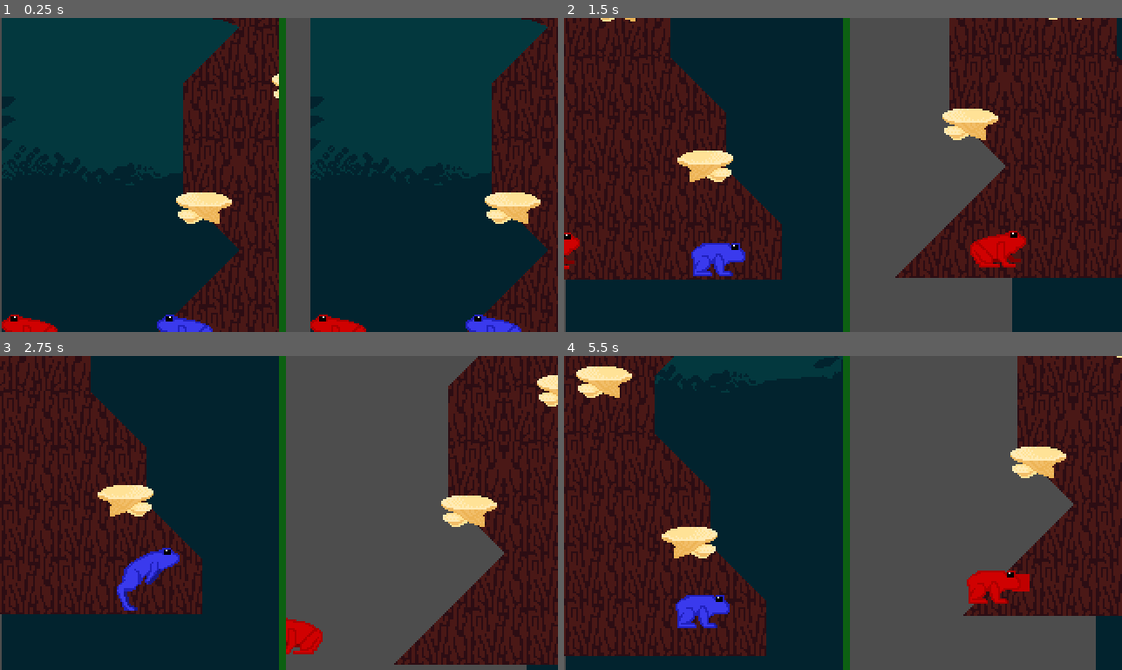
Above: before the commit, frames 1-4 (two rows, left to right).
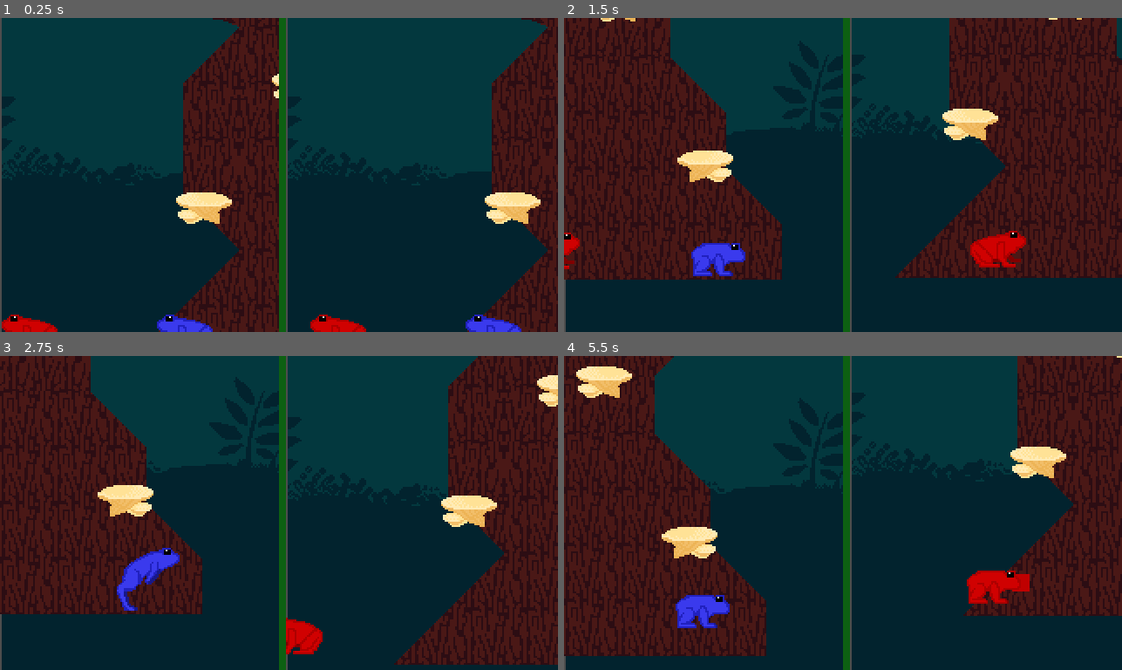
Above: after the commit, the same moments.

Repository: shrubino/CSP_LocalMult
Game: Godot game, scene res://Scenes/main.tscn
Same seed, same stepped clock (60 frames per second), same inputs: the game is played once before the commit and once after it.
Inputs:
- Up to frame 1 (0.25 s): no input
- Up to frame 2 (1.5 s): hold D (D) 0.53-1.28 s; hold Right (Right) from 0.53 s (still down); tap C (C) at 0.6 s; tap Up (Up) at 0.77 s; tap D (D) at 1.35 s
- Up to frame 3 (2.75 s): tap Up (Up) at 1.52 s; tap M (M) at 1.55 s; release Right (Right) at 2.03 s; hold Left (Left) from 2.03 s (still down); hold M (M) from 2.03 s (still down); tap S (S) at 2.3 s
- Up to frame 4 (5.5 s): release Left (Left) at 2.78 s; release M (M) at 2.78 s; hold Right (Right) 2.78-4.28 s; tap S (S) at 2.85 s; tap Up (Up) at 3.02, 3.77, 4.52 s; tap V (V) at 3.05 s; hold V (V) 3.53-4.28 s; tap C (C) at 3.8, 5.1 s; hold Left (Left) 4.28-5.03 s; tap A (A) at 4.35 s; tap D (D) at 4.55 s; hold Right (Right) from 5.03 s (still down); hold M (M) from 5.03 s (still down)

The runs differ from the first frame. In frame 1, 4.1% of the frame differs, in the area x 51-56%, y 0-100%; in frame 2, 20%; in frame 3, 29%; in frame 4, 32%, in the area x 51-96%, y 0-100%.

Commit message:
Parallax fixes

Diff:
--- a/local-multiplayer-game/Scenes/main.tscn
+++ b/local-multiplayer-game/Scenes/main.tscn
@@ -35,47 +35,51 @@
 size = Vector2i(160, 180)
 render_target_update_mode = 4
 
-[node name="ParallaxLayer" type="Parallax2D" parent="HBoxContainer/LeftViewportContainer/LeftSubViewport"]
+[node name="ParallaxCLayer" type="CanvasLayer" parent="HBoxContainer/LeftViewportContainer/LeftSubViewport"]
+layer = -1
+follow_viewport_enabled = true
+
+[node name="ParallaxLayer" type="Parallax2D" parent="HBoxContainer/LeftViewportContainer/LeftSubViewport/ParallaxCLayer"]
 scroll_scale = Vector2(0, 1)
 repeat_size = Vector2(0, 918)
 repeat_times = 5
 
-[node name="Sprite2D" type="Sprite2D" parent="HBoxContainer/LeftViewportContainer/LeftSubViewport/ParallaxLayer"]
-position = Vector2(81, -260)
-texture = ExtResource("2_jjvhh")
-
-[node name="ParallaxLayer2" type="Parallax2D" parent="HBoxContainer/LeftViewportContainer/LeftSubViewport"]
+[node name="Sprite2D" type="Sprite2D" parent="HBoxContainer/LeftViewportContainer/LeftSubViewport/ParallaxCLayer/ParallaxLayer"]
+position = Vector2(81, -260)
+texture = ExtResource("2_jjvhh")
+
+[node name="ParallaxLayer2" type="Parallax2D" parent="HBoxContainer/LeftViewportContainer/LeftSubViewport/ParallaxCLayer"]
 scroll_scale = Vector2(0, 0.15)
 
-[node name="Sprite2D" type="Sprite2D" parent="HBoxContainer/LeftViewportContainer/LeftSubViewport/ParallaxLayer2"]
+[node name="Sprite2D" type="Sprite2D" parent="HBoxContainer/LeftViewportContainer/LeftSubViewport/ParallaxCLayer/ParallaxLayer2"]
 position = Vector2(81, -260)
 texture = ExtResource("3_ynf5e")
 
-[node name="ParallaxLayer3" type="Parallax2D" parent="HBoxContainer/LeftViewportContainer/LeftSubViewport"]
+[node name="ParallaxLayer3" type="Parallax2D" parent="HBoxContainer/LeftViewportContainer/LeftSubViewport/ParallaxCLayer"]
 scroll_scale = Vector2(0, 0.2)
 
-[node name="Sprite2D" type="Sprite2D" parent="HBoxContainer/LeftViewportContainer/LeftSubViewport/ParallaxLayer3"]
+[node name="Sprite2D" type="Sprite2D" parent="HBoxContainer/LeftViewportContainer/LeftSubViewport/ParallaxCLayer/ParallaxLayer3"]
 position = Vector2(81, -260)
 texture = ExtResource("4_hptm8")
 
-[node name="ParallaxLayer4" type="Parallax2D" parent="HBoxContainer/LeftViewportContainer/LeftSubViewport"]
+[node name="ParallaxLayer4" type="Parallax2D" parent="HBoxContainer/LeftViewportContainer/LeftSubViewport/ParallaxCLayer"]
 scroll_scale = Vector2(0, 0.35)
 
-[node name="Sprite2D" type="Sprite2D" parent="HBoxContainer/LeftViewportContainer/LeftSubViewport/ParallaxLayer4"]
+[node name="Sprite2D" type="Sprite2D" parent="HBoxContainer/LeftViewportContainer/LeftSubViewport/ParallaxCLayer/ParallaxLayer4"]
 position = Vector2(81, -238)
 texture = ExtResource("5_d1ilt")
 
-[node name="ParallaxLayer5" type="Parallax2D" parent="HBoxContainer/LeftViewportContainer/LeftSubViewport"]
+[node name="ParallaxLayer5" type="Parallax2D" parent="HBoxContainer/LeftViewportContainer/LeftSubViewport/ParallaxCLayer"]
 scroll_scale = Vector2(0, 0.4)
 
-[node name="Sprite2D" type="Sprite2D" parent="HBoxContainer/LeftViewportContainer/LeftSubViewport/ParallaxLayer5"]
+[node name="Sprite2D" type="Sprite2D" parent="HBoxContainer/LeftViewportContainer/LeftSubViewport/ParallaxCLayer/ParallaxLayer5"]
 position = Vector2(81, -260)
 texture = ExtResource("6_6iyac")
 
-[node name="ParallaxLayer6" type="Parallax2D" parent="HBoxContainer/LeftViewportContainer/LeftSubViewport"]
+[node name="ParallaxLayer6" type="Parallax2D" parent="HBoxContainer/LeftViewportContainer/LeftSubViewport/ParallaxCLayer"]
 scroll_scale = Vector2(0, 0.5)
 
-[node name="Sprite2D" type="Sprite2D" parent="HBoxContainer/LeftViewportContainer/LeftSubViewport/ParallaxLayer6"]
+[node name="Sprite2D" type="Sprite2D" parent="HBoxContainer/LeftViewportContainer/LeftSubViewport/ParallaxCLayer/ParallaxLayer6"]
 position = Vector2(81, -227)
 texture = ExtResource("7_fdnlq")
 
@@ -144,15 +148,15 @@
 
 [node name="Level1" parent="HBoxContainer/LeftViewportContainer/LeftSubViewport" instance=ExtResource("2_8gbba")]
 
+[node name="Object Layer" parent="HBoxContainer/LeftViewportContainer/LeftSubViewport/Level1" index="1"]
+visible = false
+
 [node name="CanvasLayer" type="CanvasLayer" parent="HBoxContainer/LeftViewportContainer/LeftSubViewport"]
 visible = false
 
 [node name="Sprite2D" type="Sprite2D" parent="HBoxContainer/LeftViewportContainer/LeftSubViewport/CanvasLayer"]
 position = Vector2(80, 90)
 texture = ExtResource("3_8gbba")
-
-[node name="Object Layer" parent="HBoxContainer/LeftViewportContainer/LeftSubViewport/Level1" index="1"]
-visible = false
 
 [node name="RightViewportContainer" type="SubViewportContainer" parent="HBoxContainer"]
 layout_mode = 2
@@ -167,47 +171,112 @@
 render_target_update_mode = 4
 
 [node name="BG_Sky1" type="Sprite2D" parent="HBoxContainer/RightViewportContainer/RightSubViewport"]
+visible = false
 position = Vector2(239, -279)
 texture = ExtResource("2_jjvhh")
 
 [node name="BG_Sky2" type="Sprite2D" parent="HBoxContainer/RightViewportContainer/RightSubViewport"]
+visible = false
 position = Vector2(239, -709)
 texture = ExtResource("2_jjvhh")
 
 [node name="BG_Sky3" type="Sprite2D" parent="HBoxContainer/RightViewportContainer/RightSubViewport"]
+visible = false
 position = Vector2(239, -1086)
 texture = ExtResource("2_jjvhh")
 
 [node name="BG_Sky4" type="Sprite2D" parent="HBoxContainer/RightViewportContainer/RightSubViewport"]
+visible = false
 position = Vector2(239, -1554)
 texture = ExtResource("2_jjvhh")
 
 [node name="BG_Sky5" type="Sprite2D" parent="HBoxContainer/RightViewportContainer/RightSubViewport"]
+visible = false
 position = Vector2(239, -2067)
 texture = ExtResource("2_jjvhh")
 
 [node name="BG_Sky6" type="Sprite2D" parent="HBoxContainer/RightViewportContainer/RightSubViewport"]
+visible = false
 position = Vector2(239, -2509)
 texture = ExtResource("2_jjvhh")
 
 [node name="BG_1" type="Sprite2D" parent="HBoxContainer/RightViewportContainer/RightSubViewport"]
+visible = false
 position = Vector2(239, -279)
 texture = ExtResource("3_ynf5e")
 
 [node name="BG_2" type="Sprite2D" parent="HBoxContainer/RightViewportContainer/RightSubViewport"]
+visible = false
 position = Vector2(239, -279)
 texture = ExtResource("4_hptm8")
 
 [node name="BG_3" type="Sprite2D" parent="HBoxContainer/RightViewportContainer/RightSubViewport"]
+visible = false
 position = Vector2(239, -279)
 texture = ExtResource("5_d1ilt")
 
 [node name="BG_4" type="Sprite2D" parent="HBoxContainer/RightViewportContainer/RightSubViewport"]
+visible = false
 position = Vector2(239, -279)
 texture = ExtResource("6_6iyac")
 
 [node name="BG_5" type="Sprite2D" parent="HBoxContainer/RightViewportContainer/RightSubViewport"]
-position = Vector2(239, -279)
+visible = false
+position = Vector2(239, -279)
+texture = ExtResource("7_fdnlq")
+
+[node name="ParallaxCLayer" type="CanvasLayer" parent="HBoxContainer/RightViewportContainer/RightSubViewport"]
+layer = -1
+follow_viewport_enabled = true
+
+[node name="ParallaxLayer" type="Parallax2D" parent="HBoxContainer/RightViewportContainer/RightSubViewport/ParallaxCLayer"]
+scroll_scale = Vector2(0, 1)
+repeat_size = Vector2(0, 918)
+repeat_times = 5
+follow_viewport = false
+
+[node name="Sprite2D" type="Sprite2D" parent="HBoxContainer/RightViewportContainer/RightSubViewport/ParallaxCLayer/ParallaxLayer"]
+position = Vector2(81, -260)
+texture = ExtResource("2_jjvhh")
+
+[node name="ParallaxLayer2" type="Parallax2D" parent="HBoxContainer/RightViewportContainer/RightSubViewport/ParallaxCLayer"]
+scroll_scale = Vector2(0, 0.15)
+follow_viewport = false
+
+[node name="Sprite2D" type="Sprite2D" parent="HBoxContainer/RightViewportContainer/RightSubViewport/ParallaxCLayer/ParallaxLayer2"]
+position = Vector2(81, -260)
+texture = ExtResource("3_ynf5e")
+
+[node name="ParallaxLayer3" type="Parallax2D" parent="HBoxContainer/RightViewportContainer/RightSubViewport/ParallaxCLayer"]
+scroll_scale = Vector2(0, 0.2)
+follow_viewport = false
+
+[node name="Sprite2D" type="Sprite2D" parent="HBoxContainer/RightViewportContainer/RightSubViewport/ParallaxCLayer/ParallaxLayer3"]
+position = Vector2(81, -260)
+texture = ExtResource("4_hptm8")
+
+[node name="ParallaxLayer4" type="Parallax2D" parent="HBoxContainer/RightViewportContainer/RightSubViewport/ParallaxCLayer"]
+scroll_scale = Vector2(0, 0.35)
+follow_viewport = false
+
+[node name="Sprite2D" type="Sprite2D" parent="HBoxContainer/RightViewportContainer/RightSubViewport/ParallaxCLayer/ParallaxLayer4"]
+position = Vector2(81, -238)
+texture = ExtResource("5_d1ilt")
+
+[node name="ParallaxLayer5" type="Parallax2D" parent="HBoxContainer/RightViewportContainer/RightSubViewport/ParallaxCLayer"]
+scroll_scale = Vector2(0, 0.4)
+follow_viewport = false
+
+[node name="Sprite2D" type="Sprite2D" parent="HBoxContainer/RightViewportContainer/RightSubViewport/ParallaxCLayer/ParallaxLayer5"]
+position = Vector2(81, -260)
+texture = ExtResource("6_6iyac")
+
+[node name="ParallaxLayer6" type="Parallax2D" parent="HBoxContainer/RightViewportContainer/RightSubViewport/ParallaxCLayer"]
+scroll_scale = Vector2(0, 0.5)
+follow_viewport = false
+
+[node name="Sprite2D" type="Sprite2D" parent="HBoxContainer/RightViewportContainer/RightSubViewport/ParallaxCLayer/ParallaxLayer6"]
+position = Vector2(81, -227)
 texture = ExtResource("7_fdnlq")
 
 [node name="RightCamera2D" type="Camera2D" parent="HBoxContainer/RightViewportContainer/RightSubViewport"]
@@ -232,8 +301,10 @@
 color = Color(0.050980393, 0.3764706, 0.07058824, 1)
 
 [editable path="HBoxContainer/LeftViewportContainer/LeftSubViewport/Level1"]
+[editable path="HBoxContainer/LeftViewportContainer/LeftSubViewport/Level1/leaf platform5"]
+[editable path="HBoxContainer/LeftViewportContainer/LeftSubViewport/Level1/leaf platform5/leaf platform5"]
 [editable path="HBoxContainer/LeftViewportContainer/LeftSubViewport/Level1/leaf platform3"]
-[editable path="HBoxContainer/LeftViewportContainer/LeftSubViewport/Level1/leaf platform3/leaf platform3"]
 [editable path="HBoxContainer/LeftViewportContainer/LeftSubViewport/Level1/Mushroom"]
+[editable path="HBoxContainer/LeftViewportContainer/LeftSubViewport/Level1/Mushroom7"]
+[editable path="HBoxContainer/LeftViewportContainer/LeftSubViewport/Level1/Mushroom4"]
 [editable path="HBoxContainer/LeftViewportContainer/LeftSubViewport/Level1/Mushroom3"]
-[editable path="HBoxContainer/LeftViewportContainer/LeftSubViewport/Level1/Mushroom3/Mushroom3"]
Not shown: 1 places in local-multiplayer-game/Scenes/Player1.tscn that only renumber resources
Not shown, added: local-multiplayer-game/.DS_Store
